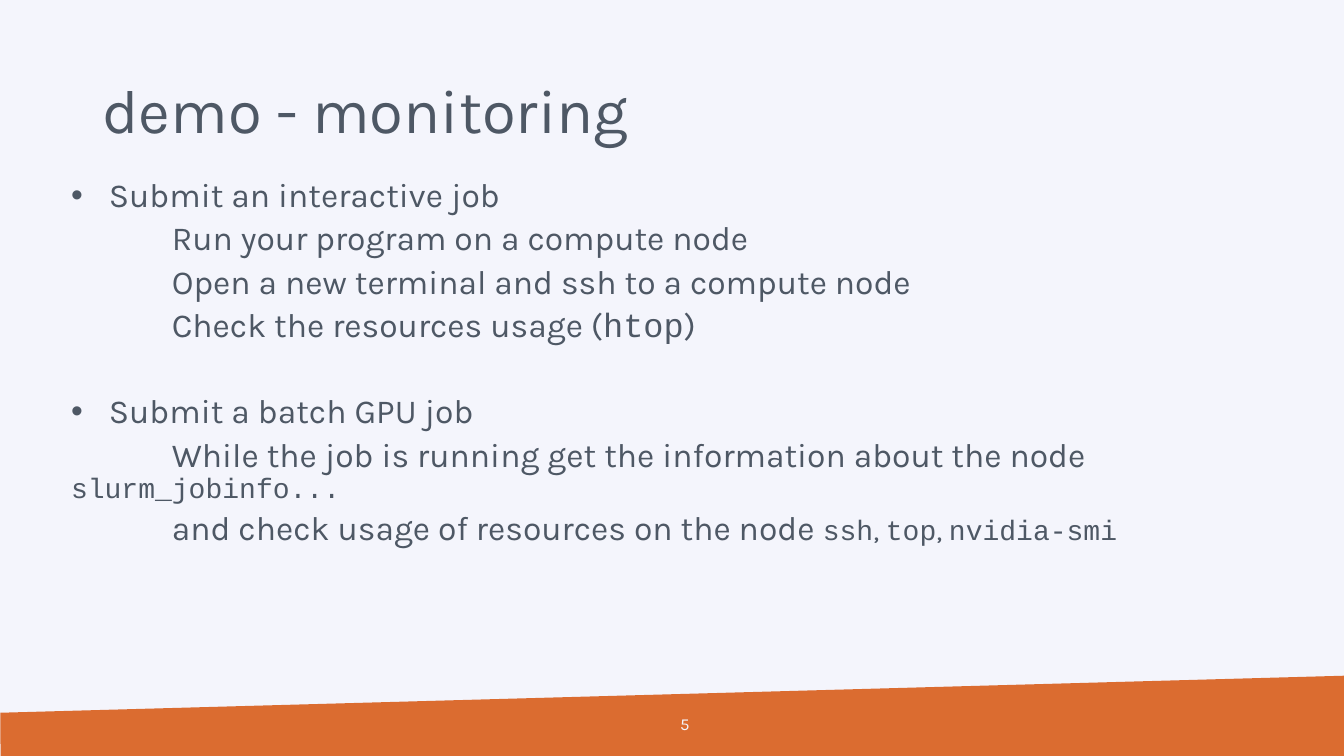
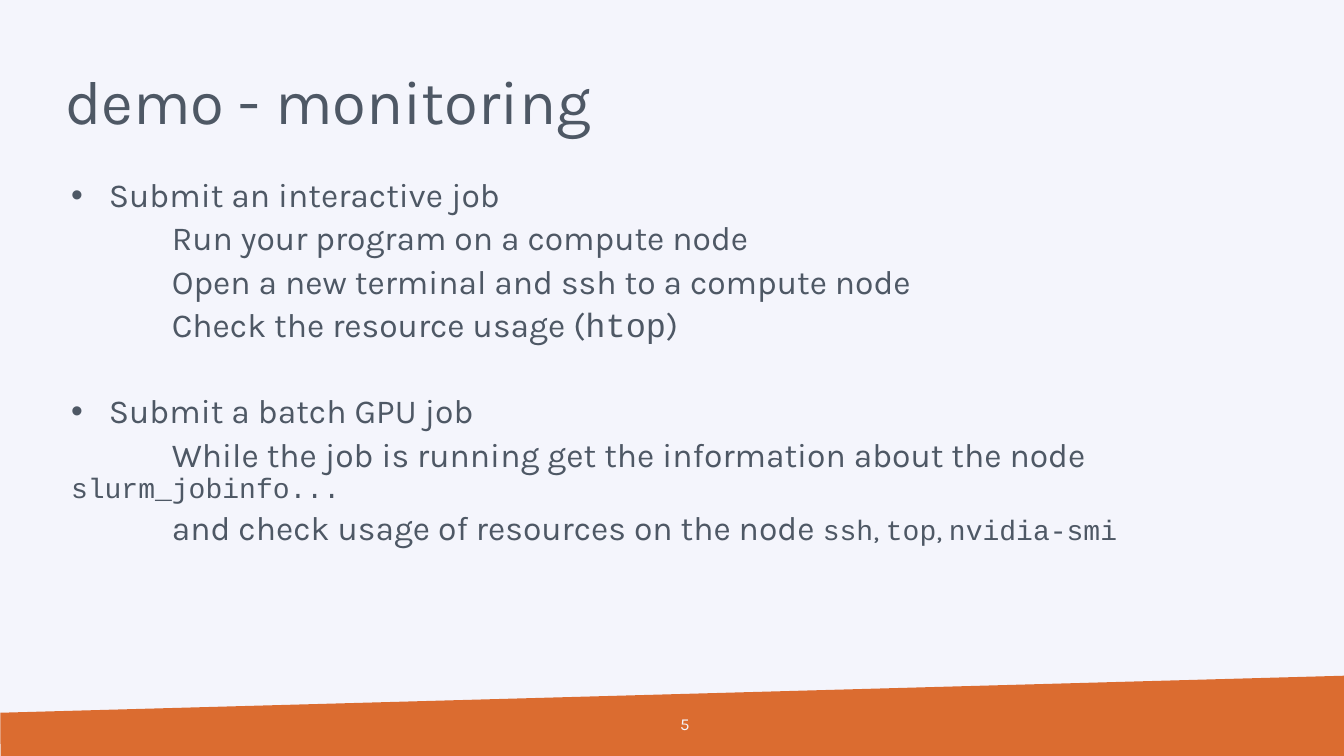
Before and after one commit to hpcleuven/HPC-intro, a slide deck: slide 5 of VSCintro-demo.pptx. Drawn at 1344x756 pixels with LibreOffice and Linux fonts; fonts in the diff are those of the drawing; background and template pictures are left out. Boxes give left, top, right and bottom in pixels: in the first picture for what was removed or moved away, otherwise in the second. Text is boxed around its words. In the diff, an @@ line names an element or a change of style, - is before the commit and + after.

Commit message:
updating demo slides to include OOD

```diff
--- a/VSCintro-demo.pptx
+++ b/VSCintro-demo.pptx
@@ title "demo - monitoring": place and size @@
-title "demo - monitoring" at [102, 90, 628, 148]
+title "demo - monitoring" at [65, 81, 591, 139]
@@ text at [172, 312, 678, 345]: text changed @@
-    Check the resources usage (htop)
+    Check the resource usage (htop)
```
Also in this commit, not shown: 5 other slides changed.
